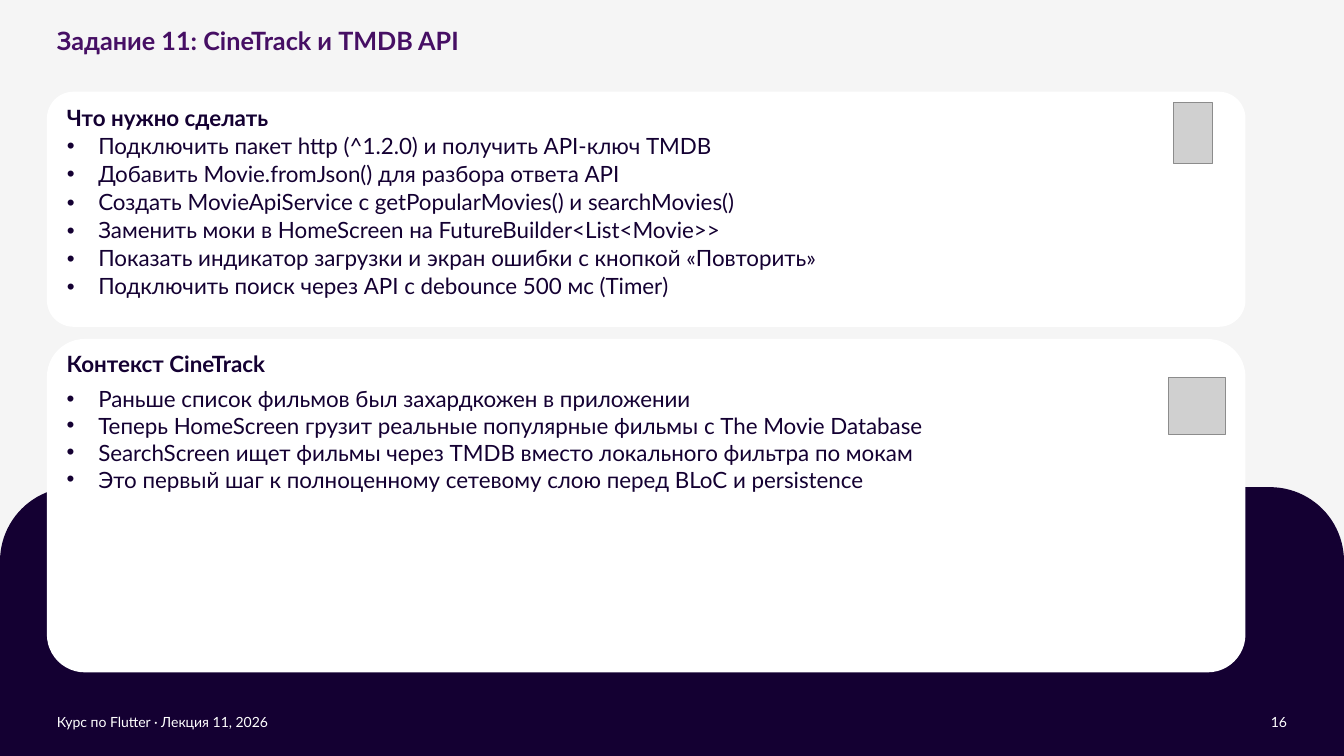
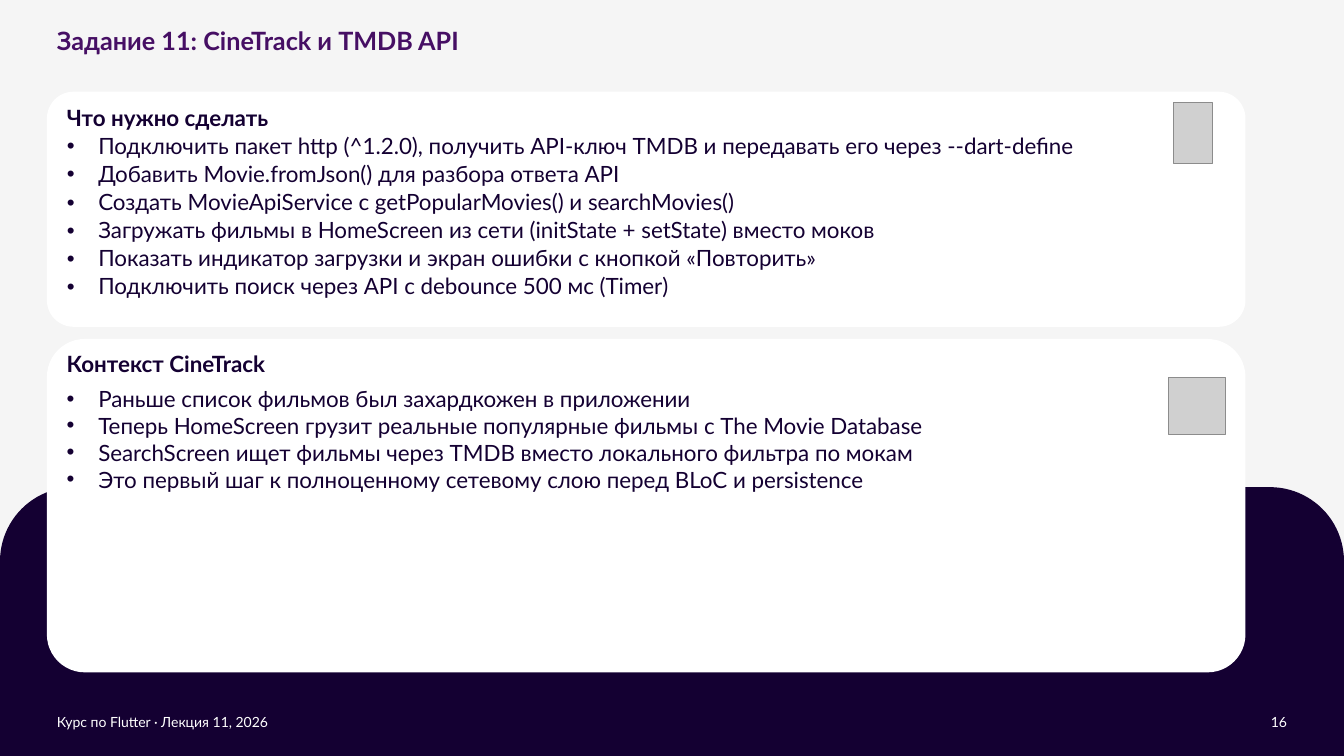
Before and after one commit to xander9112/university_flutter_course, a slide deck: slide 16 of Лекция 11 - Работа с HTTP (отправка запросов)/Лекция 11 - Работа с HTTP (отправка запросов).pptx. Drawn at 1344x756 pixels with LibreOffice and Linux fonts; fonts in the diff are those of the drawing; grey boxes stand for pictures; background and template pictures are left out. Boxes give left, top, right and bottom in pixels: in the first picture for what was removed or moved away, otherwise in the second. Text is boxed around its words. In the diff, an @@ line names an element or a change of style, - is before the commit and + after.

```diff
--- a/Лекция 11 - Работа с HTTP (отправка запросов)/Лекция 11 - Работа с HTTP (отправка запросов).pptx
+++ b/Лекция 11 - Работа с HTTP (отправка запросов)/Лекция 11 - Работа с HTTP (отправка запросов).pptx
@@ text at (98,137,1073,158): text changed @@
-• Подключить пакет http (^1.2.0) и получить API-ключ TMDB
+• Подключить пакет http (^1.2.0), получить API-ключ TMDB и передавать его через --dart-define
@@ text at (98,221,874,242): text changed @@
-• Заменить моки в HomeScreen на FutureBuilder<List<Movie>>
+• Загружать фильмы в HomeScreen из сети (initState + setState) вместо моков
```
Also in this commit, not shown: 6 other files.
